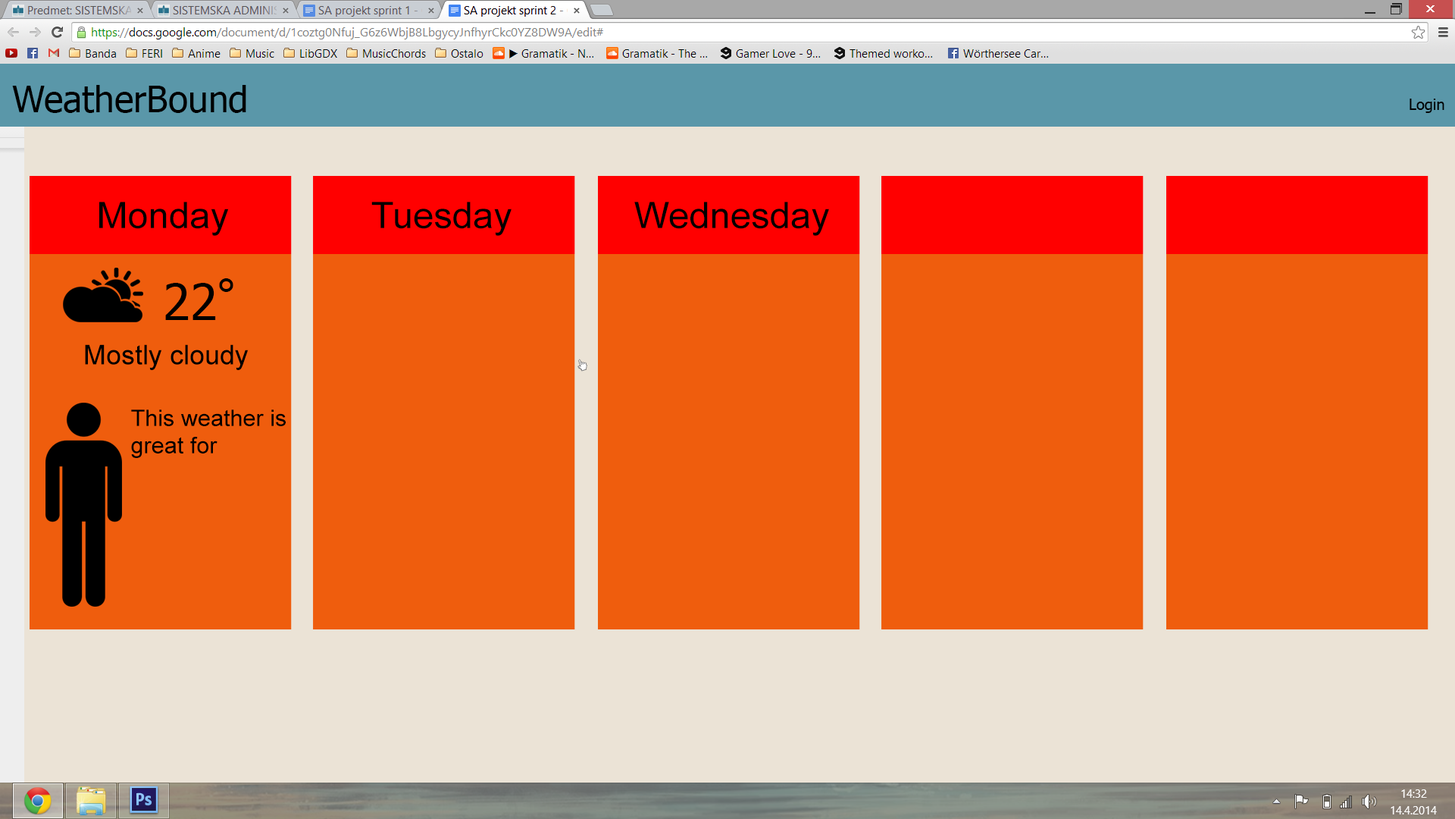
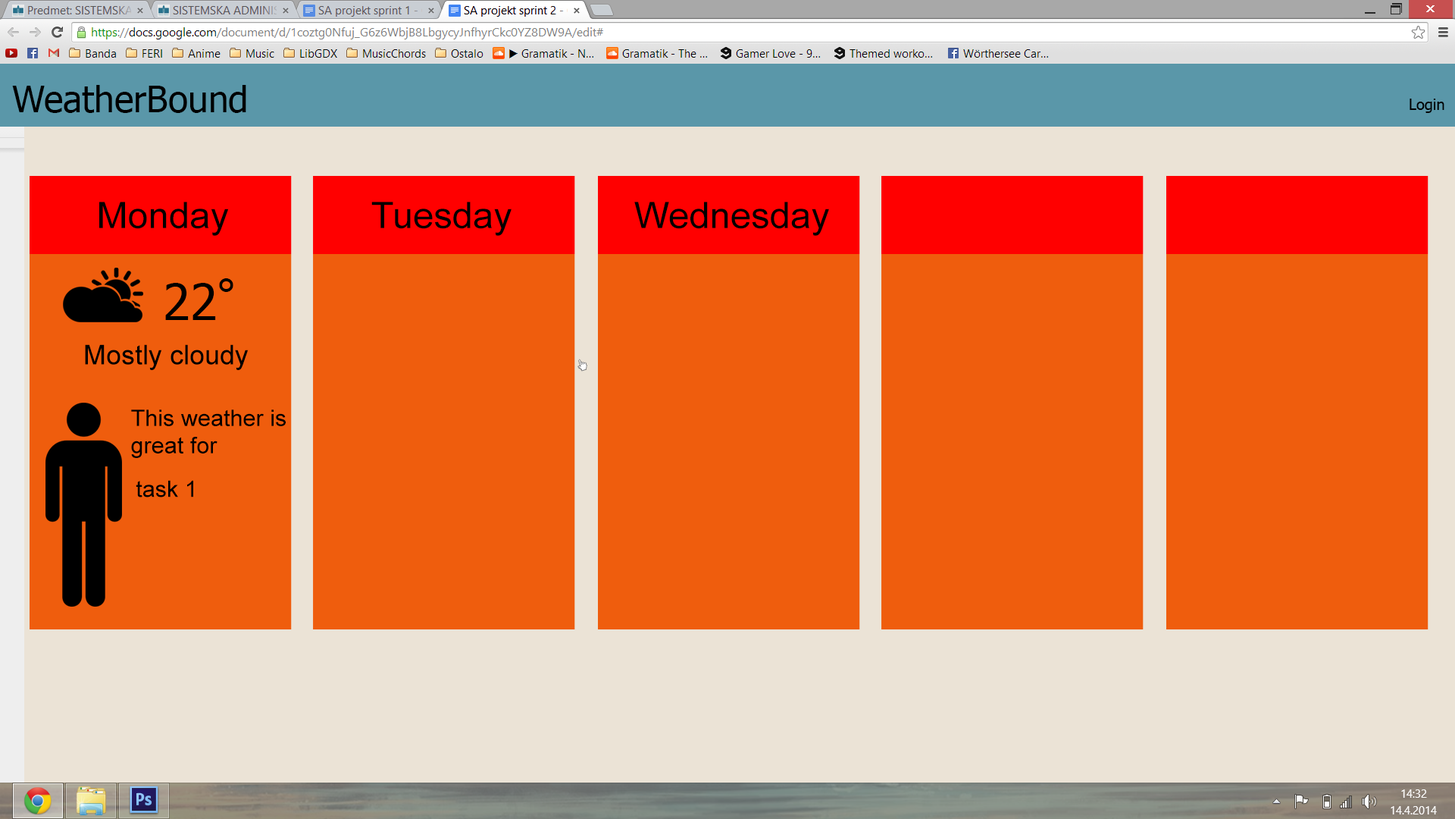
Before/after of a 1455x819 layered artwork. What changed in the layer stack:
added layer "task 1" above "Browser" over [135, 479, 194, 498]
